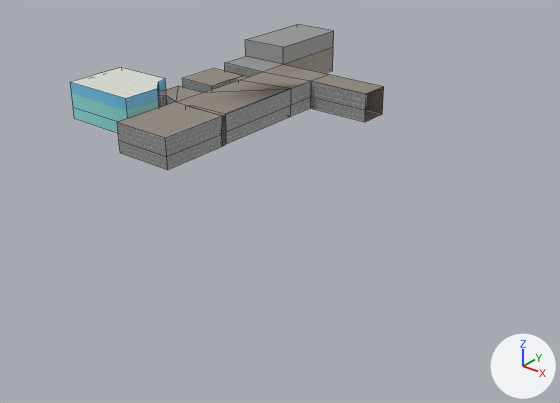
Two versions of the FBX model Assets/FearDream/model.fbx, one commit apart.
Rendered twice from a 50 mm lens placed at (30.8, -24.8, 13.6), pointed at (11.2, -0.3, -1.7). Every picture has the same lights, and +X, +Y and +Z are marked at lower right. Mesh edges are drawn as thin lines on the coarser meshes. Where no turn or scale is listed for an object, it has been applied to the vertices.
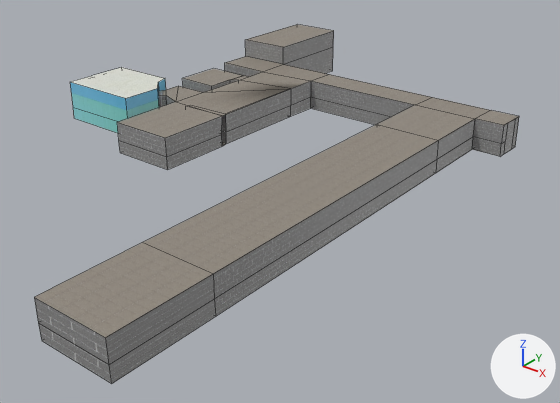
The change in detail:
me_plane is used by ob_plane; location (0.0, 0.0, 0.0).
me_plane had 124 vertices, 104 faces and spanned x -1.3..11.0, y -3.6..13.4, z 0.0..2.5.
me_plane now has 159 vertices, 136 faces and spans x -1.3..18.3, y -14.6..13.4, z 0.0..2.5.
Part 1, on me_plane:
6 vertices are removed from x 11.0, y 6.9..8.5, z 0.0..1.5.
5 faces are deleted.
5 vertices are added at (18.2, 7.3, 1.5), (18.3, 7.3, 0.0), (18.2, 7.3, 0.6), (18.3, 8.1, 0.0), (18.3, 8.0, 1.5).
6 new vertices lie (6.2, 0.0, 0.0) away from vertices in x 7.5..7.6, y 6.9..8.5, z 0.0..1.5.
5 new vertices lie (3.1, 0.0, 0.0) away from vertices in x 13.7..13.8, y 6.9..8.5, z 0.0..1.5.
5 new vertices lie (1.4, 0.0, 0.0) away from vertices in x 16.8..16.9, y 6.9..8.5, z 0.0..1.5.
5 new vertices lie (0.0, -3.5, 0.0) away from vertices in x 13.7..16.9, y 6.9, z 0.0..1.5.
5 new vertices lie (0.0, -13.9, 0.0) away from vertices in x 13.7..16.9, y 3.4, z 0.0..1.5.
5 new vertices lie (0.0, -4.1, 0.0) away from vertices in x 13.7..16.9, y -10.5, z 0.0..1.5.
5 new vertices lie (0.0, 0.0, -0.9) away from vertices in x 16.8..18.2, y -14.6..6.9, z 1.5.
12 new faces join them, mat_bunkerfloor (picture img_floor1_jpg).
25 new faces join them, mat_brick (picture img_wall2_jpg).
me_plane part 2: 2 faces spanning x 1.6..4.4, y 6.7..13.4, z 1.5..2.5 switch from mat_brick (picture img_wall2_jpg) to mat_bunkerfloor (picture img_floor1_jpg).

Where the change shows, as pixel boxes (x1, y1, x2, y2) in the pictures (560 x 403 px):
'Plane', reshaped (54% wider, 146% taller): before (70, 24, 384, 170); after (34, 24, 519, 384)
part 1 of me_plane, built on: before (341, 85, 384, 122); after (34, 85, 519, 384)
part 2 of me_plane, recoloured: (227, 24, 332, 72) in both
